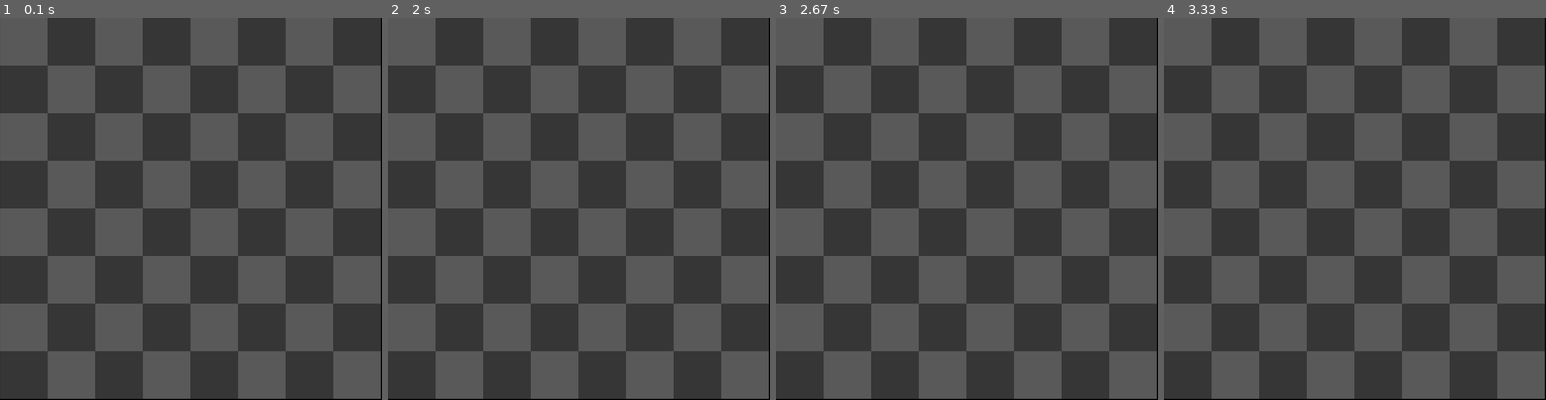
Above: before the commit, frames 1-4 (left to right).
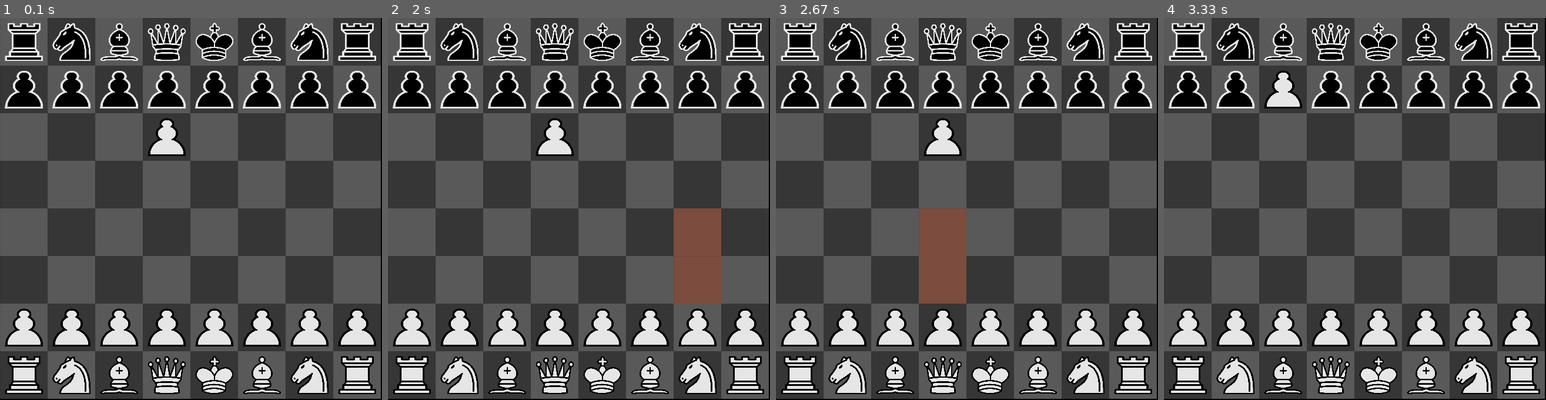
Above: after the commit, the same moments.

Repository: leand-santos/Chess-Pygame
Game: pygame game, started from Chess/Chess.py
Two runs of this game, one before a commit and one after it. Both use one fixed random seed, a clock stepped at 60 frames per second and the inputs below.
Inputs (mouse positions are in pixels of both pictures, inside the frame that each line leads up to):
- Up to frame 1 (0.1 s): no input
- Up to frame 2 (2 s): click (579, 209) at 0.38 s; click (720, 342) at 1.72 s
- Up to frame 3 (2.67 s): click (974, 79) at 2.05 s; click (947, 308) at 2.38 s
- Up to frame 4 (3.33 s): click (1343, 144) at 2.72 s; click (1293, 82) at 3.05 s

The runs differ from the first frame. In frame 1, 20% of the frame differs, in the area x 1-99%, y 1-99%; in frame 2, 24%; in frame 3, 24%; in frame 4, 20%.

Commit message:
Rework completed Pawn movements completed

Diff:
--- a/Chess/Chess.py
+++ b/Chess/Chess.py
@@ -35,33 +35,33 @@
         for j in range(8):
             pos_x = Const.width // 8 * j + Const.center_width
             pos_y = Const.height // 8 * i + Const.center_height
-            if board[i][j] == Const.bishop:
-                if board[i][j]:
+            if isinstance(board[i][j], Bishop):
+                if board[i][j].color:
                     Image.screen.blit(Image.black_bishop, (pos_x, pos_y))
                 else:
                     Image.screen.blit(Image.white_bishop, (pos_x, pos_y))
-            elif board[i][j] == Const.king:
-                if board[i][j]:
+            elif isinstance(board[i][j], King):
+                if board[i][j].color:
                     Image.screen.blit(Image.black_king, (pos_x, pos_y))
                 else:
                     Image.screen.blit(Image.white_king, (pos_x, pos_y))
-            elif board[i][j] == Const.knight:
-                if board[i][j]:
+            elif isinstance(board[i][j], Knight):
+                if board[i][j].color:
                     Image.screen.blit(Image.black_knight, (pos_x, pos_y))
                 else:
                     Image.screen.blit(Image.white_knight, (pos_x, pos_y))
-            elif board[i][j] == Const.pawn:
-                if board[i][j]:
+            elif isinstance(board[i][j], Pawn):
+                if board[i][j].color:
                     Image.screen.blit(Image.black_pawn, (pos_x, pos_y))
                 else:
                     Image.screen.blit(Image.white_pawn, (pos_x, pos_y))
-            elif board[i][j] == Const.queen:
-                if board[i][j]:
+            elif isinstance(board[i][j], Queen):
+                if board[i][j].color:
                     Image.screen.blit(Image.black_queen, (pos_x, pos_y))
                 else:
                     Image.screen.blit(Image.white_queen, (pos_x, pos_y))
-            elif board[i][j] == Const.rook:
-                if board[i][j]:
+            elif isinstance(board[i][j], Rook):
+                if board[i][j].color:
                     Image.screen.blit(Image.black_rook, (pos_x, pos_y))
                 else:
                     Image.screen.blit(Image.white_rook, (pos_x, pos_y))
@@ -84,34 +84,8 @@
 
 def piece_identifier(event, board, turn):
     pos_y, pos_x = position_converter(event)
-    if board[pos_y][pos_x] == (Const.bishop, True) and turn == Const.black:
-        print("black_bishop")
-    elif board[pos_y][pos_x] == (Const.bishop, False) and turn == Const.white:
-        print("white_bishop")
-    elif board[pos_y][pos_x] == (Const.king, True) and turn == Const.black:
-        print("black_king")
-    elif board[pos_y][pos_x] == (Const.king, False) and turn == Const.white:
-        print("white_king")
-    elif board[pos_y][pos_x] == (Const.knight, True) and turn == Const.black:
-        print("black_knight")
-    elif board[pos_y][pos_x] == (Const.knight, False) and turn == Const.white:
-        print("white_knight")
-    elif board[pos_y][pos_x] == (Const.pawn, True) and turn == Const.black:
-        p1 = Pawn(Const.black)
-        return p1.mark_movements(pos_y, pos_x, board), (pos_y, pos_x)
-        print("black_pawn")
-    elif board[pos_y][pos_x] == (Const.pawn, False) and turn == Const.white:
-        p2 = Pawn(Const.white)
-        return p2.mark_movements(pos_y, pos_x, board), (pos_y, pos_x)
-        print("white_pawn")
-    elif board[pos_y][pos_x] == (Const.queen, True) and turn == Const.black:
-        print("black_queen")
-    elif board[pos_y][pos_x] == (Const.queen, False) and turn == Const.white:
-        print("white_queen")
-    elif board[pos_y][pos_x] == (Const.rook, True) and turn == Const.black:
-        print("black_rook")
-    elif board[pos_y][pos_x] == (Const.rook, False) and turn == Const.white:
-        print("white_rook")
+    if  board[pos_y][pos_x] != None and turn == board[pos_y][pos_x].color:
+        return board[pos_y][pos_x].mark_movements(pos_y, pos_x, board), (pos_y, pos_x)
     return [], []
 
 
@@ -133,11 +107,7 @@
 
 
 def move_piece(destin, selected, board):
-    if board[selected[0]][selected[1]][0] == Const.pawn:
-        p3 = Pawn(board[selected[0]][selected[1]][1])
-        print(selected)
-        board = p3.move_pawn(selected, destin, board)
-        return board
+    board[selected[0]][selected[1]].move_piece(selected, destin, board)
     return board
 
 
@@ -160,7 +130,6 @@
             if event.type == pygame.QUIT:
                 end = False
             elif event.type == pygame.MOUSEBUTTONDOWN:
-                print(possible_squares,destin,selected)
                 if possible_squares:
                     destin = verify_movement(
                         possible_squares, (position_converter(event))
@@ -172,7 +141,6 @@
                     destin = []
                 else:
                     possible_squares, selected = piece_identifier(event, board, turn)
-                print(possible_squares,destin,selected)
         pygame.display.update()
 
 
--- a/Chess/Pieces.py
+++ b/Chess/Pieces.py
@@ -29,46 +29,59 @@
         if color:
             self.enemy_color = False
             self.mult = 1
+            self.last_square = 7
         else:
+            self.last_square = 0
             self.enemy_color = True
             self.mult = -1
 
     def mark_movements(self, pos_y, pos_x, board):
         possible_squares = []
+
+        # One square ahead
         if (
             exist(pos_y + self.mult, pos_x)
-            and board[pos_y + self.mult][pos_x][0] == None
+            and board[pos_y + self.mult][pos_x] == None
         ):
             possible_squares.append(pos_y + self.mult)
             possible_squares.append(pos_x)
+
+            # Two squares ahead
             if (
                 exist(pos_y + 2 * self.mult, pos_x)
                 and self.first_position
-                and board[pos_y + 2 * self.mult][pos_x][0] == None
+                and board[pos_y + 2 * self.mult][pos_x] == None
             ):
                 possible_squares.append(pos_y + 2 * self.mult)
                 possible_squares.append(pos_x)
 
+        # Enemy on diagonal
         if (
             exist(pos_y + self.mult, pos_x + self.mult)
-            and board[pos_y + self.mult][pos_x + self.mult][1] == self.enemy_color
+            and board[pos_y + self.mult][pos_x + self.mult] != None
+            and board[pos_y + self.mult][pos_x + self.mult].color == self.enemy_color
         ):
             possible_squares.append(pos_y + self.mult)
             possible_squares.append(pos_x + self.mult)
 
+        # Enemy on diagonal
         if (
             exist(pos_y + self.mult, pos_x - self.mult)
-            and board[pos_y + self.mult][pos_x - self.mult][1] == self.enemy_color
+            and board[pos_y + self.mult][pos_x - self.mult] != None
+            and board[pos_y + self.mult][pos_x - self.mult].color == self.enemy_color
         ):
             possible_squares.append(pos_y + self.mult)
             possible_squares.append(pos_x - self.mult)
 
         return possible_squares
 
-    def move_pawn(self, selected, destin, board):
+    def move_piece(self, selected, destin, board):
         self.first_position = False
-        board[selected[0]][selected[1]] = (None, None)
-        board[destin[0]][destin[1]] = (Const.pawn, self.color)
+        if destin[0] == self.last_square:
+            board[destin[0]][destin[1]] = Queen(self.color)
+        else:
+            board[destin[0]][destin[1]] = board[selected[0]][selected[1]]
+        board[selected[0]][selected[1]] = None
         return board
 
 
Not shown, changed: Chess/Constant.pyc
Not shown, changed: Chess/Pieces.pyc
